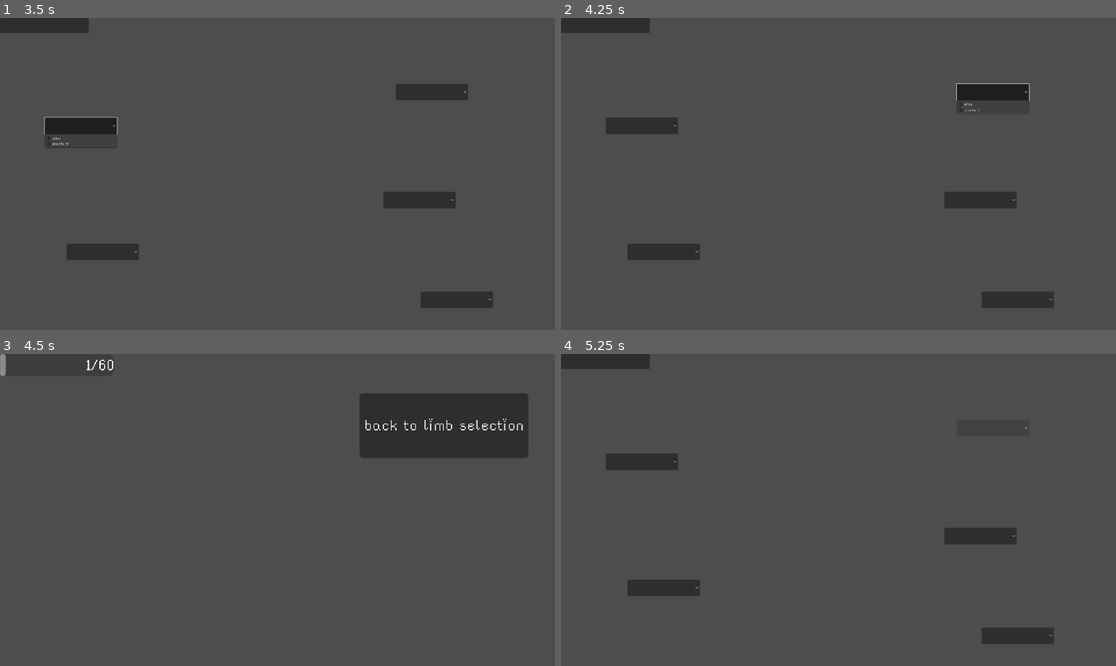
Above: before the commit, frames 1-4 (two rows, left to right).
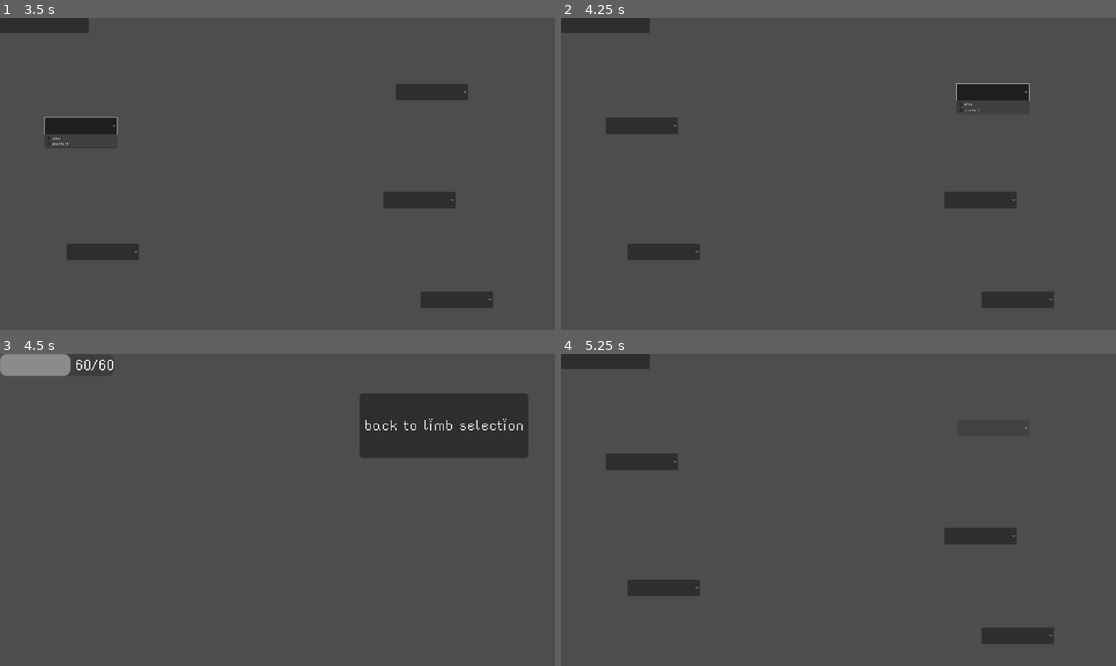
Above: after the commit, the same moments.

Repository: flowerFawn/Robot_game
Game: Godot game, scene res://limb_menu.tscn
Two runs of this game, one before a commit and one after it. Both use one fixed random seed, a clock stepped at 60 frames per second and the inputs below.
Inputs (mouse positions are in pixels of both pictures, inside the frame that each line leads up to):
- Up to frame 1 (3.5 s): click (99, 252) at 0.5 s; click (455, 298) at 1.25 s; click (421, 198) at 2 s; click (83, 127) at 2.75 s
- Up to frame 2 (4.25 s): click (993, 92) at 3.5 s
- Up to frame 3 (4.5 s): click (44, 360) at 4.25 s
- Up to frame 4 (5.25 s): click "back to limb selection" at 5 s

Frames 1-2 are identical in both runs. In frame 3, 0.9% of the frame differs, in the area x 0-17%, y 0-8%; in frame 4, nothing differs.

Commit message:
uh

Diff:
--- /dev/null
+++ b/dynamic_scene_assets/ladder.gd
@@ -0,0 +1,21 @@
+extends Area2D
+
+
+# Called when the node enters the scene tree for the first time.
+func _ready():
+	pass # Replace with function body.
+
+
+# Called every frame. 'delta' is the elapsed time since the previous frame.
+func _process(delta):
+	pass
+
+
+func _on_body_entered(body):
+	if body.is_in_group("player"):
+		body.is_climbing = true
+
+
+func _on_body_exited(body):
+	if body.is_in_group("player"):
+		body.is_climbing = false
--- /dev/null
+++ b/dynamic_scene_assets/ladder.tscn
@@ -0,0 +1,17 @@
+[gd_scene load_steps=3 format=3 uid="uid://cu1cmttchc8so"]
+
+[ext_resource type="Script" path="res://dynamic_scene_assets/ladder.gd" id="1_k0usg"]
+
+[sub_resource type="RectangleShape2D" id="RectangleShape2D_xk7xb"]
+size = Vector2(19, 48)
+
+[node name="Ladder" type="Area2D"]
+collision_layer = 0
+collision_mask = 4
+script = ExtResource("1_k0usg")
+
+[node name="LadderCollision" type="CollisionShape2D" parent="."]
+shape = SubResource("RectangleShape2D_xk7xb")
+
+[connection signal="body_entered" from="." to="." method="_on_body_entered"]
+[connection signal="body_exited" from="." to="." method="_on_body_exited"]
--- a/limb_dropdown.gd
+++ b/limb_dropdown.gd
@@ -12,7 +12,6 @@
 		add_item(file)
 	#selects nothing
 	select(-1)
-	print(limb_folder.get_files())
 
 
 func _process(delta):
@@ -22,6 +21,5 @@
 func _on_item_selected(index):
 	#reopens the folder
 	var limb_folder = DirAccess.open(searched_folder)
-	print(limb_folder.get_files()[index])
 	#gets the same index in the files as the index of the selected one, returning the correct limb :)
 	Selected_Limbs.parts[assigned_limb] = limb_folder.get_files()[index]
--- a/player.tscn
+++ b/player.tscn
@@ -18,8 +18,8 @@
 [sub_resource type="RectangleShape2D" id="RectangleShape2D_2h8ch"]
 size = Vector2(2.5, 10)
 
-[node name="PlayerMain" type="CharacterBody2D"]
-collision_layer = 0
+[node name="PlayerMain" type="CharacterBody2D" groups=["player"]]
+collision_layer = 4
 script = ExtResource("1_xrvte")
 
 [node name="CollisionShape2D" type="CollisionShape2D" parent="." groups=["limb"]]
--- a/player_scripts/player_arm.gd
+++ b/player_scripts/player_arm.gd
@@ -1,6 +1,6 @@
 extends StaticBody2D
 @export var is_left: bool
-const UNSHOOTABLE_STATES = ["disabled", "sliding"]
+const UNSHOOTABLE_STATES = ["disabled", "sliding", "climbing"]
 var speed_multiplier: int
 var limb_hp:float
 # Called when the node enters the scene tree for the first time.
@@ -12,8 +12,8 @@
 
 
 # Called every frame. 'delta' is the elapsed time since the previous frame.
-func _process(delta):
-	if get_parent().player_state not in UNSHOOTABLE_STATES or is_left:
+func _physics_process(delta):
+	if (get_parent().player_state not in UNSHOOTABLE_STATES and not get_parent().is_climbing) or is_left:
 		look_at(get_global_mouse_position())
 
 func decode_part_json():
--- a/player_scripts/player_main.gd
+++ b/player_scripts/player_main.gd
@@ -1,6 +1,7 @@
 extends CharacterBody2D
 const UNMOVABLE_STATES = ["disabled", "sliding"]
 var player_state = "disabled"
+var is_climbing:bool = false
 var current_forces: Vector2
 var total_weight:float = 0
 var total_hp:float = 0
@@ -10,15 +11,16 @@
 func _ready():
 	Player_Stats.player_current_hp = total_hp
 	Player_Stats.player_total_hp = total_hp
-	Player_Stats.player_current_hp = 1
-	get_node("UIControl/HPBar")
 	player_state = "walking"
 	current_forces = Vector2(0, 10)
 
 
 func _physics_process(delta):
 	#adds y speed if in the air
-	add_gravity(delta)
+	if player_state not in UNMOVABLE_STATES and is_climbing:
+		current_forces.y = take_climbing_input()
+	else:
+		add_gravity(delta)
 	#checks if the player is inputting slide, and returns an array with 0 as a bool, and 1 as the multiplier (-1 or 1, passed to change the direction of slide effects)
 	var slide_output:Array = take_slide_input()
 	#if it was a slide
@@ -36,9 +38,11 @@
 			elif not limb.is_in_group("slide_excluded"):
 				limb.start_slide(stored_slide)
 	#does all the check movement checks
-	elif player_state not in UNMOVABLE_STATES:
+	elif player_state not in UNMOVABLE_STATES and not (not are_legs_on_floor() and is_climbing):
 		current_forces.x = take_movement_inputs()
 		current_forces.y -= take_jump_input()
+	if not are_legs_on_floor() and is_climbing:
+		current_forces.x = 0
 	#checks if the player is sliding and is slowed to 0, or has released slide
 	if (player_state == "sliding" and abs(current_forces).x < 1) or (Input.is_action_just_released("slide") and player_state == "sliding"):
 		#sets state back, and does end_slide, undoing the start of the slide
@@ -88,17 +92,32 @@
 		return 0
 
 func take_slide_input():
-	if get_node("FloorRay").get_collider() != null:
-		if Input.is_action_just_pressed("slide") and player_state not in UNMOVABLE_STATES and get_node("FloorRay").get_collider().is_in_group("floor"):
-			if Input.is_action_pressed("left") and Input.is_action_pressed("right"):
-				return [false]
-			elif Input.is_action_pressed("left"):
-				return [true, -1]
-			elif Input.is_action_pressed("right"):
-				return [true, 1]
-			else:
-				return [false]
+	if Input.is_action_just_pressed("slide") and player_state not in UNMOVABLE_STATES and are_legs_on_floor():
+		if Input.is_action_pressed("left") and Input.is_action_pressed("right"):
+			return [false]
+		elif Input.is_action_pressed("left"):
+			return [true, -1]
+		elif Input.is_action_pressed("right"):
+			return [true, 1]
 		else:
 			return [false]
 	else:
 		return [false]
+
+func take_climbing_input():
+	print(is_climbing)
+	var movement_total:float = 0
+	if Input.is_action_pressed("up"):
+		movement_total -= total_speed
+	if Input.is_action_pressed("down"):
+		movement_total += total_speed
+	return movement_total
+
+func are_legs_on_floor():
+	if get_node("FloorRay").get_collider() != null:
+		if get_node("FloorRay").get_collider().is_in_group("floor"):
+			return true
+		else:
+			return false
+	else:
+		return false
--- a/project.godot
+++ b/project.godot
@@ -59,11 +59,22 @@
 "events": [Object(InputEventKey,"resource_local_to_scene":false,"resource_name":"","device":-1,"window_id":0,"alt_press …(182 unchanged characters)…
 ]
 }
+up={
+"deadzone": 0.5,
+"events": [Object(InputEventKey,"resource_local_to_scene":false,"resource_name":"","device":-1,"window_id":0,"alt_pressed":false,"shift_pressed":false,"ctrl_pressed":false,"meta_pressed":false,"pressed":false,"keycode":0,"physical_keycode":87,"key_label":0,"unicode":119,"echo":false,"script":null)
+]
+}
+down={
+"deadzone": 0.5,
+"events": [Object(InputEventKey,"resource_local_to_scene":false,"resource_name":"","device":-1,"window_id":0,"alt_pressed":false,"shift_pressed":false,"ctrl_pressed":false,"meta_pressed":false,"pressed":false,"keycode":0,"physical_keycode":83,"key_label":0,"unicode":115,"echo":false,"script":null)
+]
+}
 
 [layer_names]
 
 2d_physics/layer_1="Environment"
 2d_physics/layer_2="Bullets"
+2d_physics/layer_3="ladder detection"
 
 [rendering]
 
